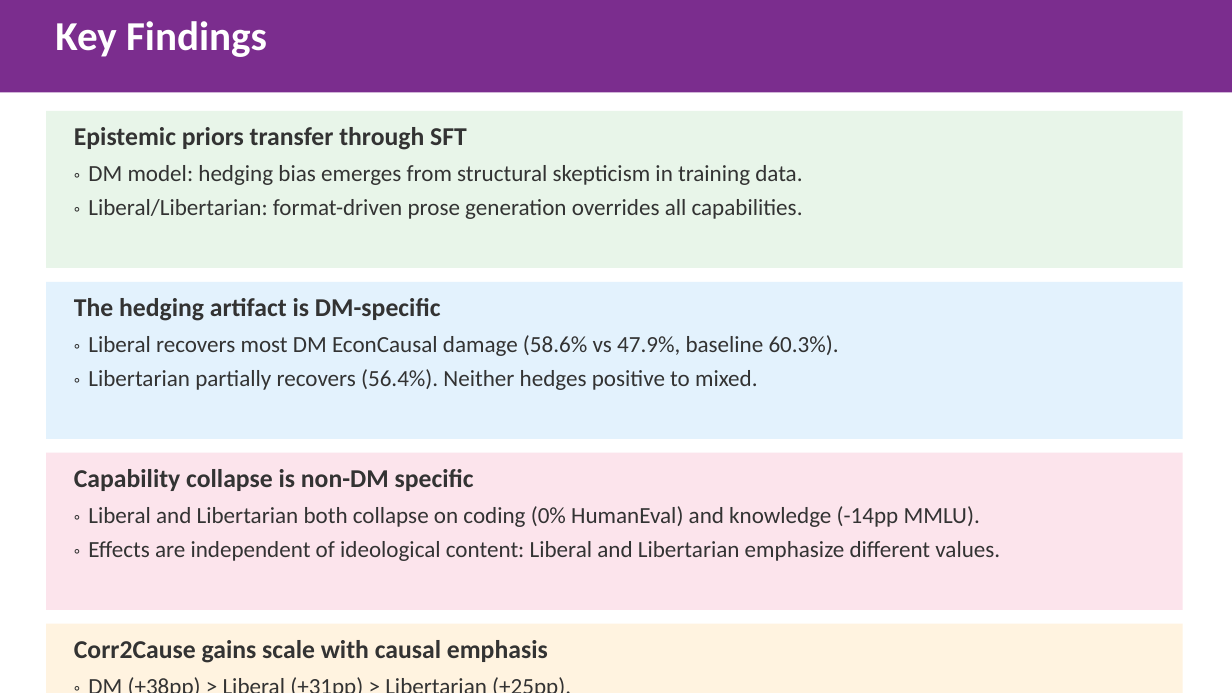
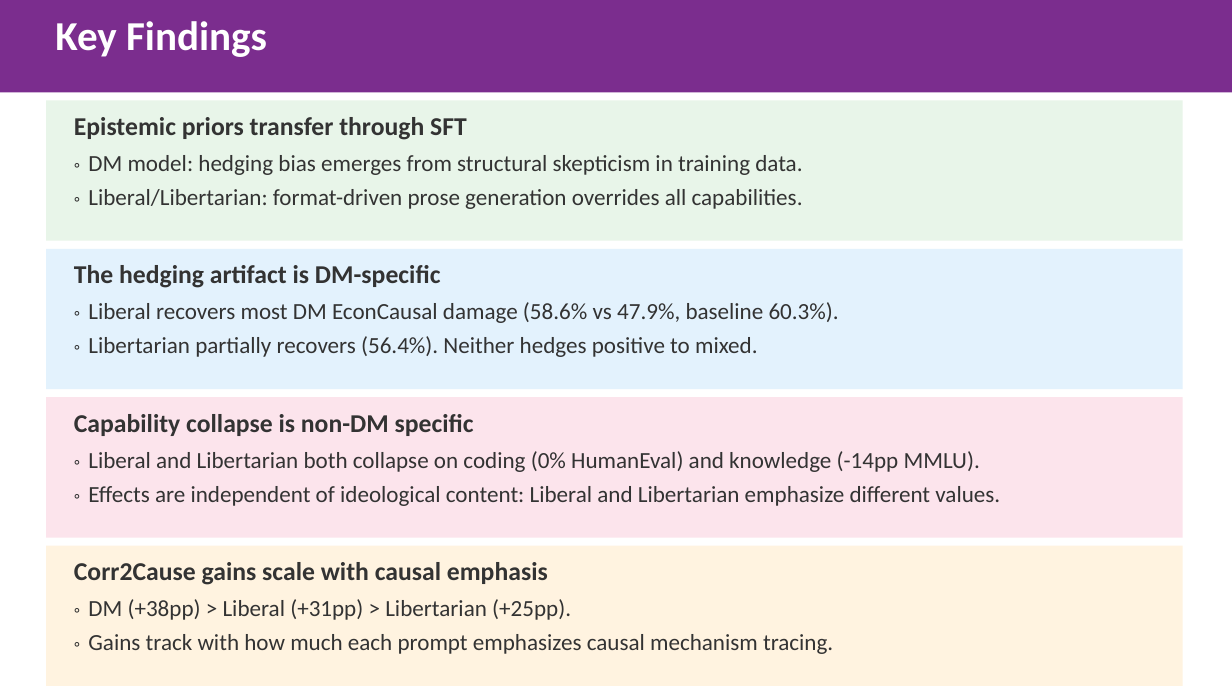
Before and after one commit to gbangban/ai-ideology-study, a slide deck: slide 8 of docs/proposals/final-project-slides.pptx. Drawn at 1232x693 pixels with LibreOffice and Linux fonts; fonts in the diff are those of the drawing. Boxes give left, top, right and bottom in pixels: in the first picture for what was removed or moved away, otherwise in the second. Text is boxed around its words. In the diff, an @@ line names an element or a change of style, - is before the commit and + after.

```diff
--- a/docs/proposals/final-project-slides.pptx
+++ b/docs/proposals/final-project-slides.pptx
@@ rectangle "Epistemic priors transfer through SFT": place and size @@
-rectangle "Epistemic priors transfer through SFT" at [46, 111, 1183, 268]
+rectangle "Epistemic priors transfer through SFT" at [46, 101, 1183, 241]
@@ rectangle "The hedging artifact is DM-specific": place and size @@
-rectangle "The hedging artifact is DM-specific" at [46, 282, 1183, 439]
+rectangle "The hedging artifact is DM-specific" at [46, 249, 1183, 389]
@@ rectangle "Capability collapse is non-DM specific": place and size @@
-rectangle "Capability collapse is non-DM specific" at [46, 453, 1183, 610]
+rectangle "Capability collapse is non-DM specific" at [46, 397, 1183, 538]
@@ rectangle "Corr2Cause gains scale with causal ...": place and size @@
-rectangle "Corr2Cause gains scale with causal ..." at [46, 624, 1183, 693]
+rectangle "Corr2Cause gains scale with causal ..." at [46, 546, 1183, 687]
```
Also in this commit, not shown: 1 other slide changed, 1 other file.
